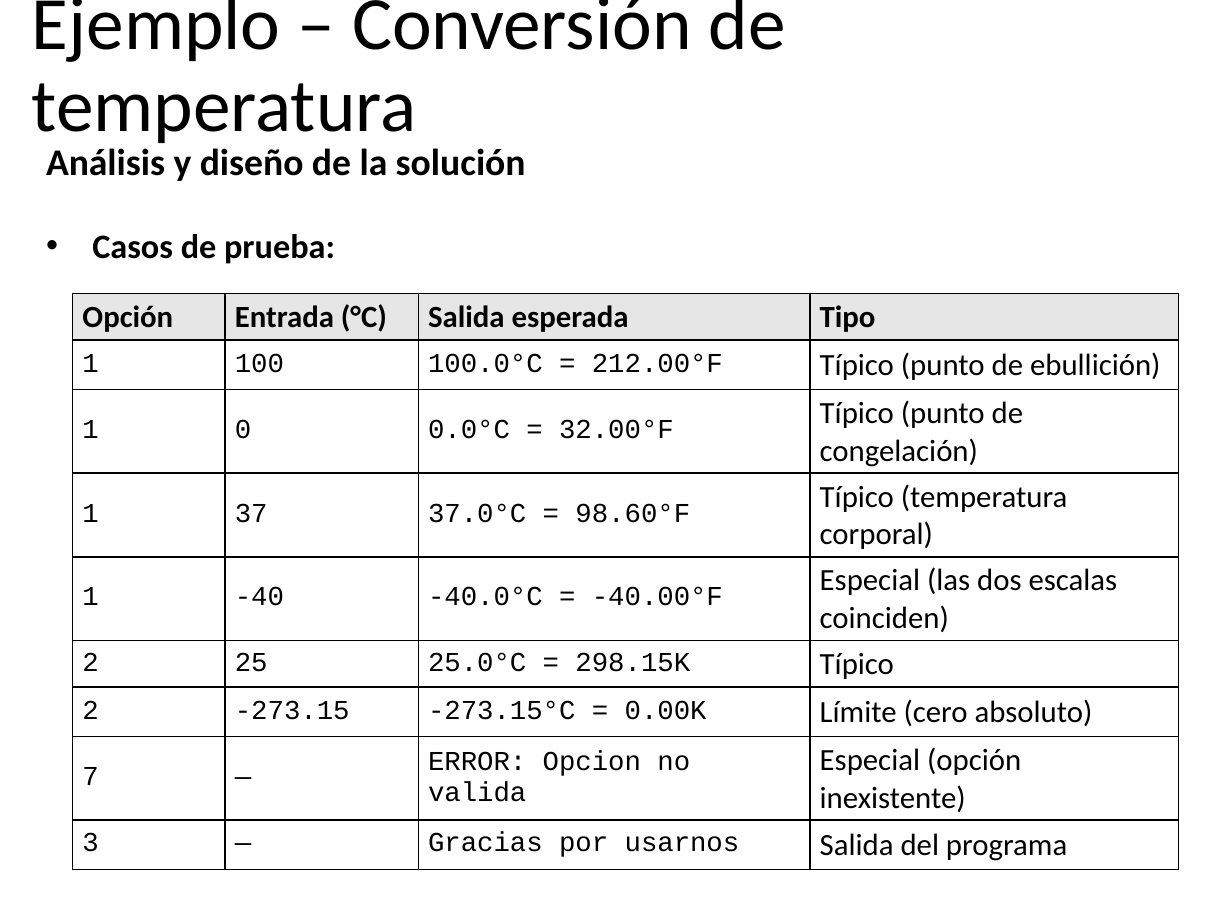
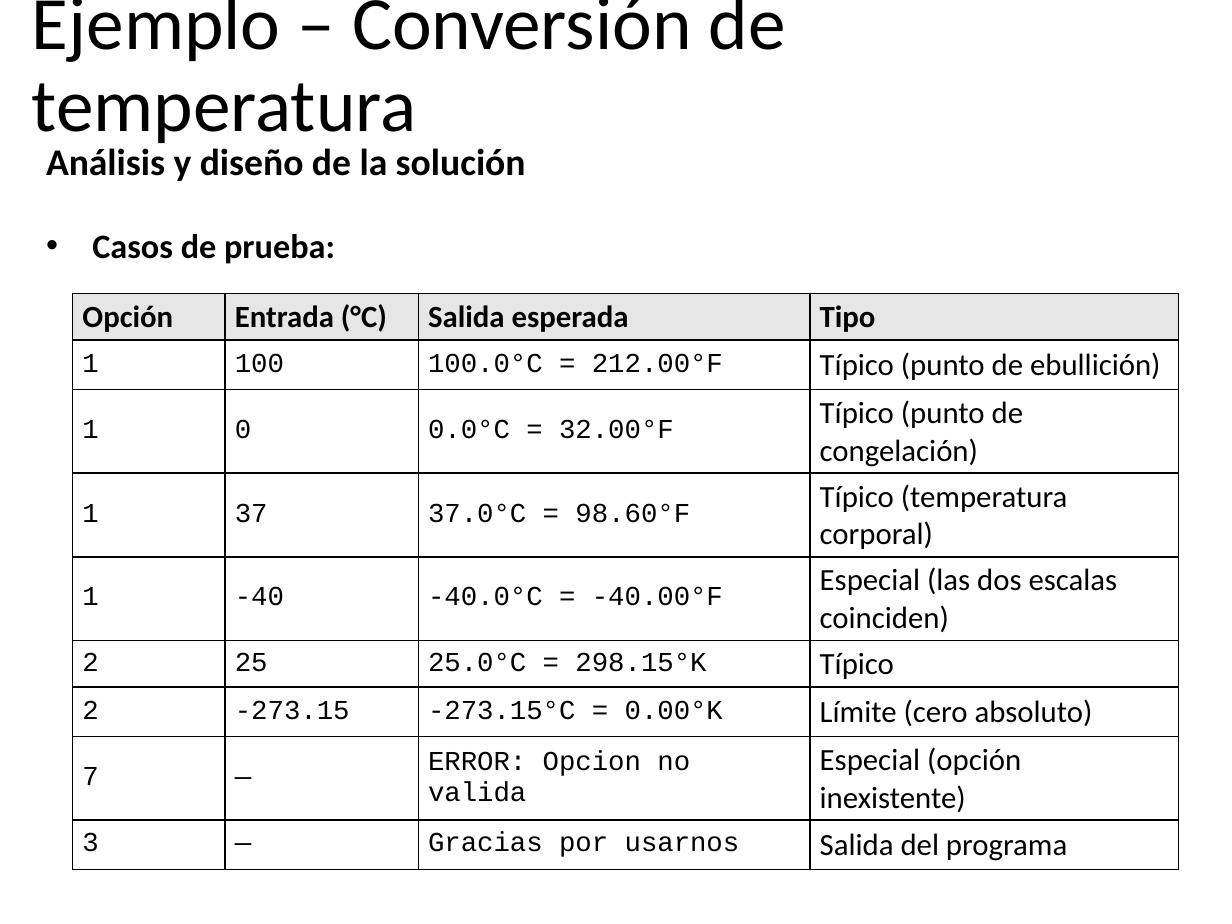
Before and after one commit to algoritmos-UdeA/logica1-20262, a slide deck: slide 14 of clases/10/teoria/clase-10.pptx. Drawn at 1232x924 pixels with LibreOffice and Linux fonts; fonts in the diff are those of the drawing. Boxes give left, top, right and bottom in pixels: in the first picture for what was removed or moved away, otherwise in the second. Text is boxed around its words. In the diff, an @@ line names an element or a change of style, - is before the commit and + after.

```diff
--- a/clases/10/teoria/clase-10.pptx
+++ b/clases/10/teoria/clase-10.pptx
@@ table at bbox=[73, 293, 1179, 870] @@
-row 6, column 3: 25.0°C = 298.15K
+row 6, column 3: 25.0°C = 298.15°K
-row 7, column 3: -273.15°C = 0.00K
+row 7, column 3: -273.15°C = 0.00°K
```
Also in this commit, not shown: 3 other slides changed, 14 slides added, 1 slide removed.
